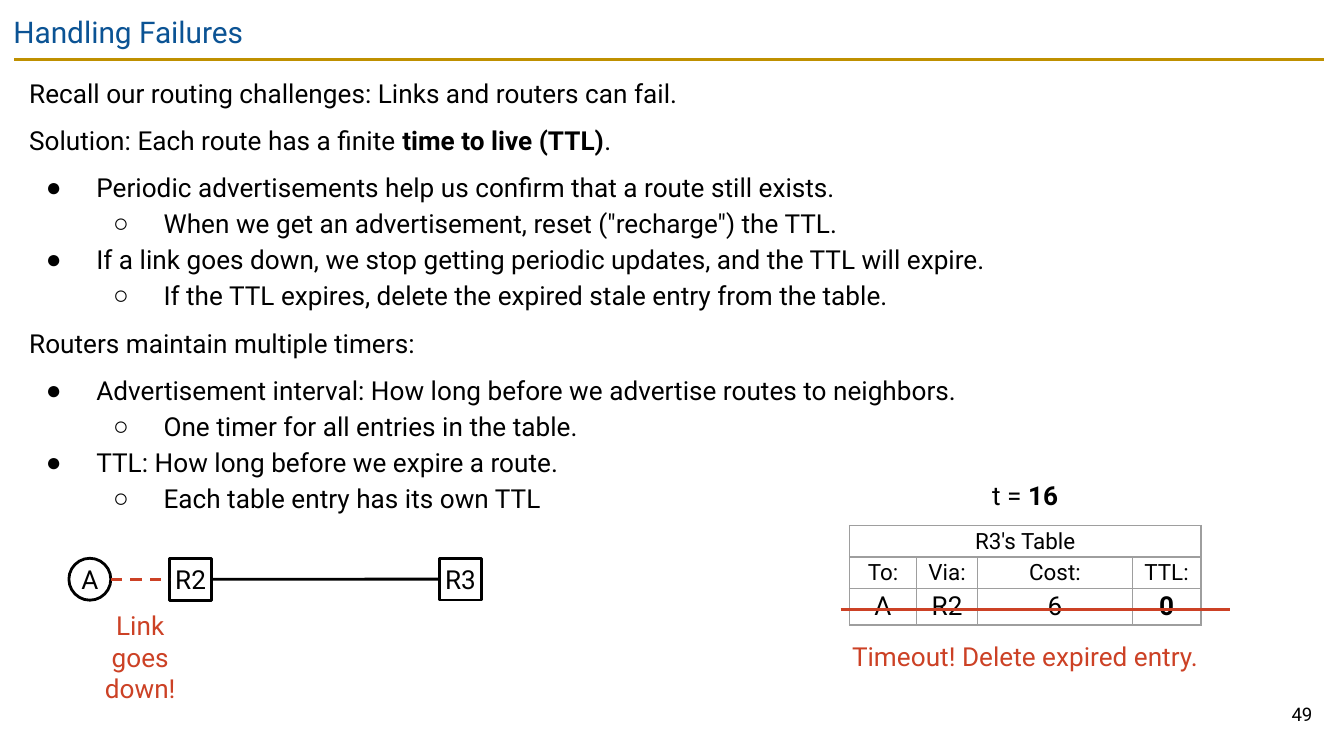
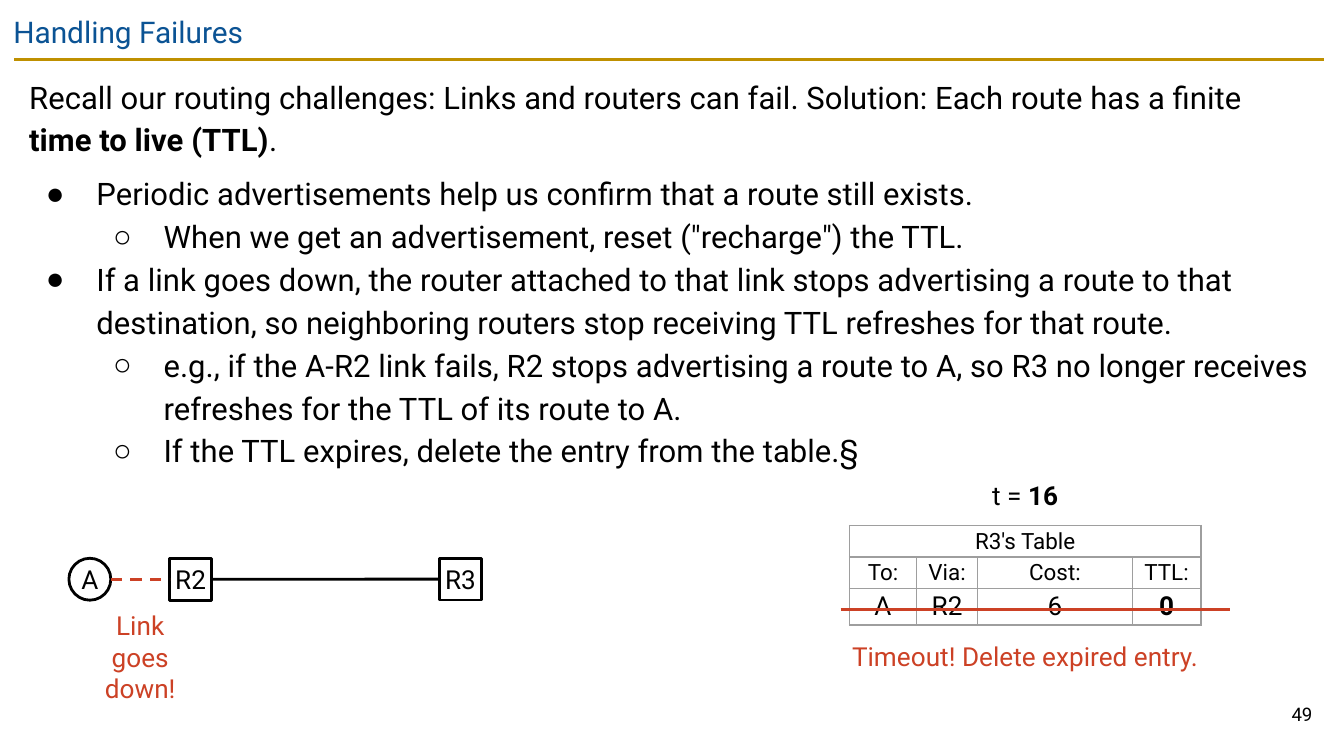
Before and after one commit to guhofstra/CSC175Sp26, a slide deck: slide 49 of PPTs/Lecture 5.2 - Distance-Vector.pptx. Drawn at 1344x756 pixels with LibreOffice and Linux fonts; fonts in the diff are those of the drawing. Boxes give left, top, right and bottom in pixels: in the first picture for what was removed or moved away, otherwise in the second. Text is boxed around its words. In the diff, an @@ line names an element or a change of style, - is before the commit and + after.

```diff
--- a/PPTs/Lecture 5.2 - Distance-Vector.pptx
+++ b/PPTs/Lecture 5.2 - Distance-Vector.pptx
@@ text at [29,85,1242,158]: text changed; size 14 to 16.6 pt @@
-Recall our routing challenges: Links and routers can fail.
-Solution: Each route has a finite time to live (TTL).
+Recall our routing challenges: Links and routers can fail. Solution: Each route has a finite time to live (TTL).
@@ text at [96,181,973,255]: size 14 to 16.6 pt in "Periodic advertisements help us confirm that a ...", "When we get an advertisement, reset ("recharge") ..." @@
@@ text at [96,267,1308,470]: text changed; size 14 to 16.6 pt @@
-● If a link goes down, we stop getting periodic updates, and the TTL will expire.
-  ○ If the TTL expires, delete the expired stale entry from the table.
-Routers maintain multiple timers:
-● Advertisement interval: How long before we advertise routes to neighbors.
-  ○ One timer for all entries in the table.
-● TTL: How long before we expire a route.
-  ○ Each table entry has its own TTL
+● If a link goes down, the router attached to that link stops advertising a route to that destination, so neighboring routers stop receiving TTL refreshes for that route.
+  ○ e.g., if the A-R2 link fails, R2 stops advertising a route to A, so R3 no longer receives refreshes for the TTL of its route to A.
+  ○ If the TTL expires, delete the entry from the table.§
```
Also in this commit, not shown: 5 other slides changed, 1 slide added, 3 other files.
